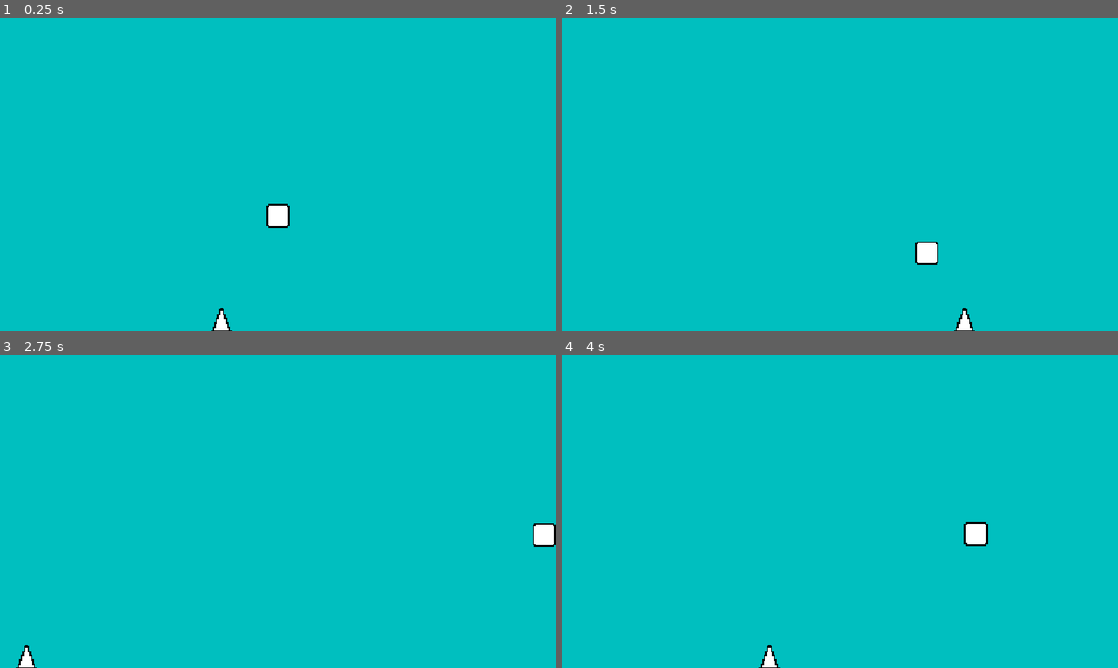
Above: before the commit, frames 1-4 (two rows, left to right).
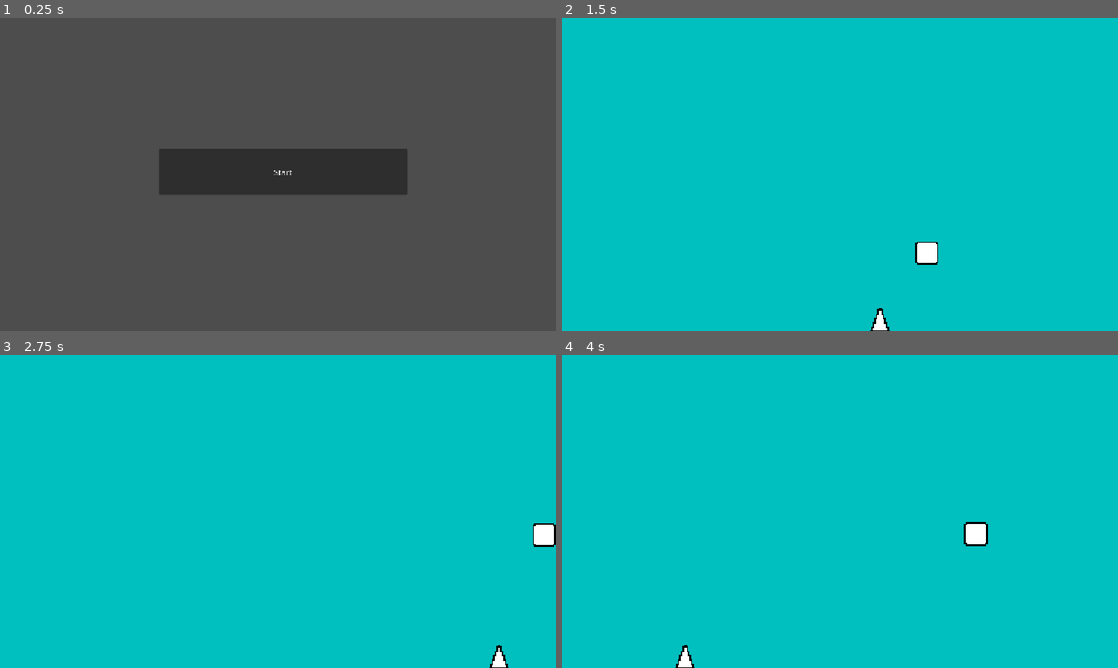
Above: after the commit, the same moments.

Repository: vindognz/dodge-the-spikes
Game: Godot game, scene res://scenes/start.tscn
Same seed, same stepped clock (60 frames per second), same inputs: the game is played once before the commit and once after it. Before the commit the project starts from res://scenes/game.tscn.
Inputs (mouse positions are in pixels of both pictures, inside the frame that each line leads up to):
- Up to frame 1 (0.25 s): no input
- Up to frame 2 (1.5 s): click (845, 171) at 0.5 s, where only the run after the commit has a clickable "Start"; tap Enter at 1.25 s; move the mouse to (962, 158) at 1.27 s; hold Right (right) from 1.28 s (still down); tap Space (jump) at 1.35 s; click (962, 158) at 1.42 s
- Up to frame 3 (2.75 s): keep holding Right (right); tap Space (jump) at 1.52, 1.82, 2.27, 2.3, 2.57 s; move the mouse to (166, 527) at 2.02 s; tap Alt at 2.1 s
- Up to frame 4 (4 s): move the mouse to (895, 442) at 2.77 s; release Right (right) at 2.78 s; hold A (left) 2.78-3.53 s; tap Shift at 2.85 s; tap Space (jump) at 3.05, 3.6, 3.77 s; move the mouse to (812, 574) at 3.52 s; hold Right (right) from 3.53 s (still down); click (812, 574) at 3.67 s

The runs differ from the first frame. In frame 1, 100% of the frame differs, in the area x 0-100%, y 0-100%; in frame 2, 0.3%; in frame 3, 0.3%; in frame 4, 0.3%.

Commit message:
Slight code cleanup, start screen added

Diff:
--- a/project.godot
+++ b/project.godot
@@ -11,9 +11,9 @@
 [application]
 
 config/name="dodge-the-spikes"
-run/main_scene="uid://d2misia3lhq5r"
+run/main_scene="uid://bg5h5hh8q4cqo"
 config/features=PackedStringArray("4.7", "Forward Plus")
-config/icon="res://icon.svg"
+config/icon="uid://csghd7noxreme"
 
 [display]
 
--- /dev/null
+++ b/scenes/start.tscn
@@ -0,0 +1,22 @@
+[gd_scene format=3 uid="uid://bg5h5hh8q4cqo"]
+
+[ext_resource type="Script" uid="uid://1d5jrc7m2rtc" path="res://scripts/start.gd" id="1_jaeev"]
+
+[node name="Control" type="Control" unique_id=1645800055]
+layout_mode = 3
+anchors_preset = 15
+anchor_right = 1.0
+anchor_bottom = 1.0
+grow_horizontal = 2
+grow_vertical = 2
+script = ExtResource("1_jaeev")
+
+[node name="StartGameButton" type="Button" parent="." unique_id=1081300156]
+layout_mode = 0
+offset_left = 329.0
+offset_top = 271.0
+offset_right = 844.0
+offset_bottom = 367.0
+text = "Start"
+
+[connection signal="pressed" from="StartGameButton" to="." method="_on_start_game_button_pressed"]
--- a/scripts/player.gd
+++ b/scripts/player.gd
@@ -4,11 +4,11 @@
 const JUMP_VELOCITY = 400.0
 
 func _physics_process(delta: float) -> void:
-	# Add the gravity.
+	# Handle gravity
 	if not is_on_floor():
 		velocity += get_gravity() * delta
 
-	# Handle jump.
+	# Handle jumping
 	if Input.is_action_just_pressed("jump") and is_on_floor():
 		velocity.y = -JUMP_VELOCITY
 
--- a/scripts/spike.gd
+++ b/scripts/spike.gd
@@ -1,16 +1,15 @@
 extends Node2D
 
-const SPEED = 100;
+const SPEED = 100
+@onready var camera: Camera2D = get_parent().get_node("Camera")
+var screen_width: float
 
-# Called when the node enters the scene tree for the first time.
+# Called once upon instantiation
 func _ready() -> void:
-	pass # Replace with function body.
+	screen_width = get_viewport_rect().size.x / camera.zoom.x
 
-@onready var camera = get_parent().get_node("Camera")
-
-# Called every frame. 'delta' is the elapsed time since the previous frame.
+# Called every frame.
 func _process(delta: float) -> void:
-	var screen_width = get_viewport_rect().size.x / camera.zoom.x
 	position.x += SPEED * delta
 
 	if position.x > screen_width/2:
--- /dev/null
+++ b/scripts/start.gd
@@ -0,0 +1,13 @@
+extends Control
+
+# Called when the node enters the scene tree for the first time.
+func _ready() -> void:
+	pass # Replace with function body.
+
+
+# Called every frame. 'delta' is the elapsed time since the previous frame.
+func _process(delta: float) -> void:
+	pass
+
+func _on_start_game_button_pressed() -> void:
+	get_tree().change_scene_to_file("res://scenes/game.tscn")
Not shown, added: scripts/start.gd.uid
